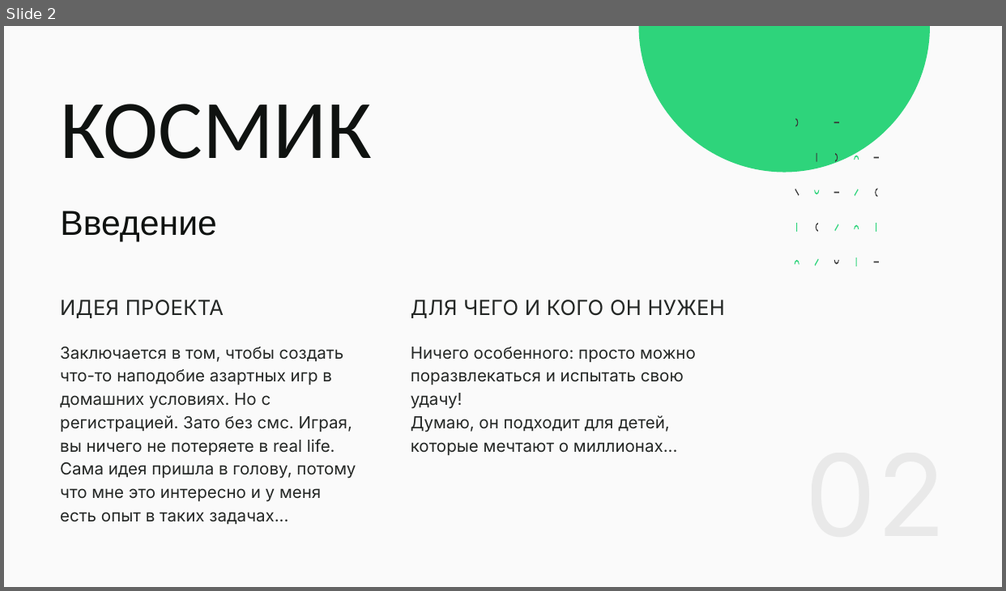
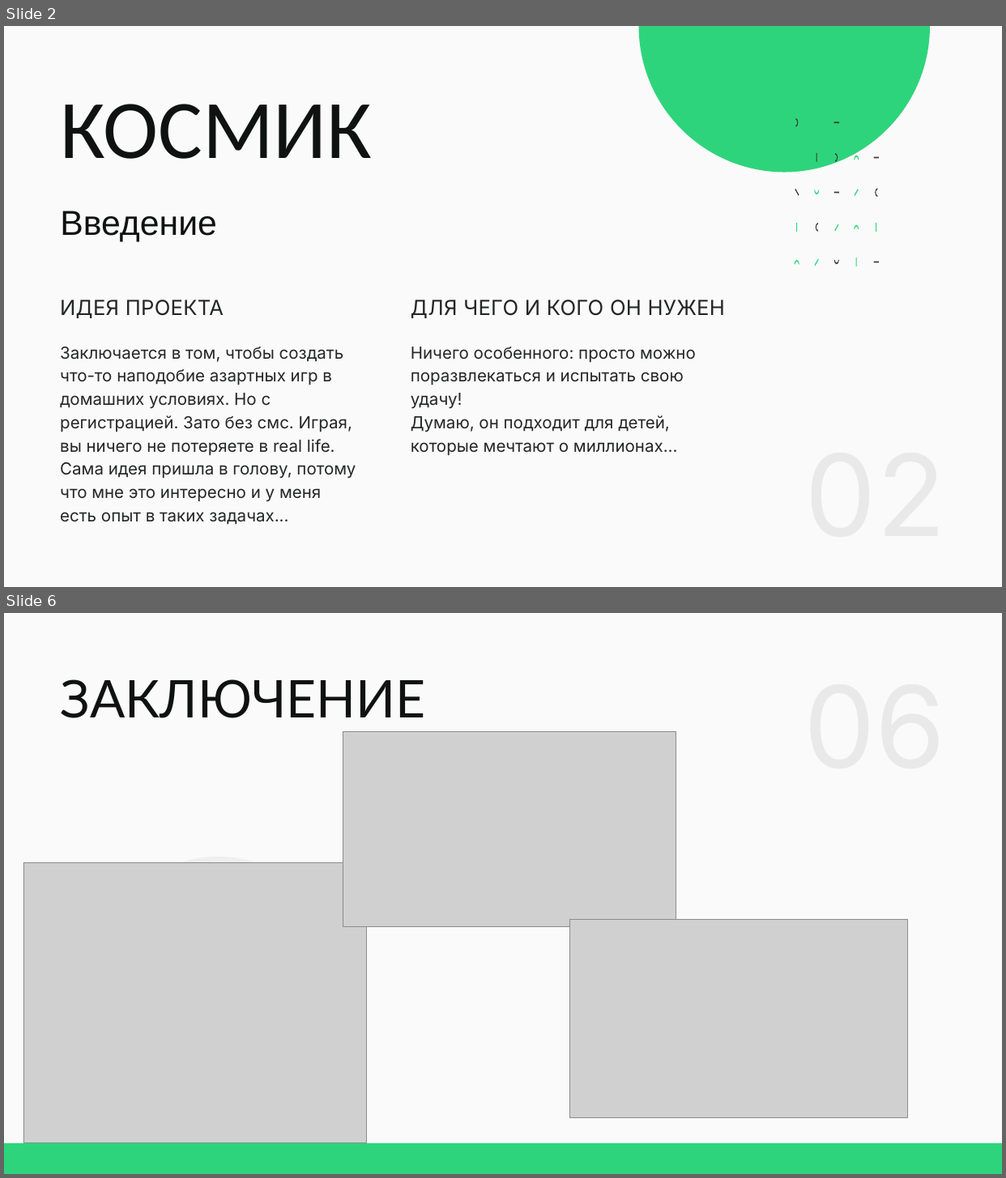
Before and after one commit to NikitaMulyar/qt_project, a slide deck: КОСМИК.pptx. Shown one above the other, each under a label of ours: slide 2 before the commit, slides 2 and 6 after it; the slides between them are not shown. The pictures are 1006x591 and 1006x1178 pixels, drawn with LibreOffice and Linux fonts; fonts in the diff are those of the drawing; grey boxes stand for pictures. Boxes give left, top, right and bottom in pixels: in the first picture for what was removed or moved away, otherwise in the second. Text is boxed around its words. In the diff, an @@ line names an element or a change of style, - is before the commit and + after.

```diff
--- a/КОСМИК.pptx
+++ b/КОСМИК.pptx
@@ slide 6 added at (x1=4, y1=613, x2=1002, y2=1174), background #FAFAFA @@
@@ text added at (x1=60, y1=679, x2=425, y2=718), 75 pt, text #0F1210 @@
+ЗАКЛЮЧЕНИЕ
@@ picture added at (x1=343, y1=732, x2=675, y2=927) @@
@@ picture added at (x1=23, y1=862, x2=366, y2=1144) @@
@@ freeform shape added at (x1=94, y1=857, x2=343, y2=1105), fill #242725 at 5% opacity @@
@@ picture added at (x1=570, y1=919, x2=908, y2=1118) @@
@@ rectangle added at (x1=4, y1=1144, x2=1002, y2=1174), fill #2ED47B @@
```
Also in this commit, not shown: 2 slides changed, 1 other slide added.
